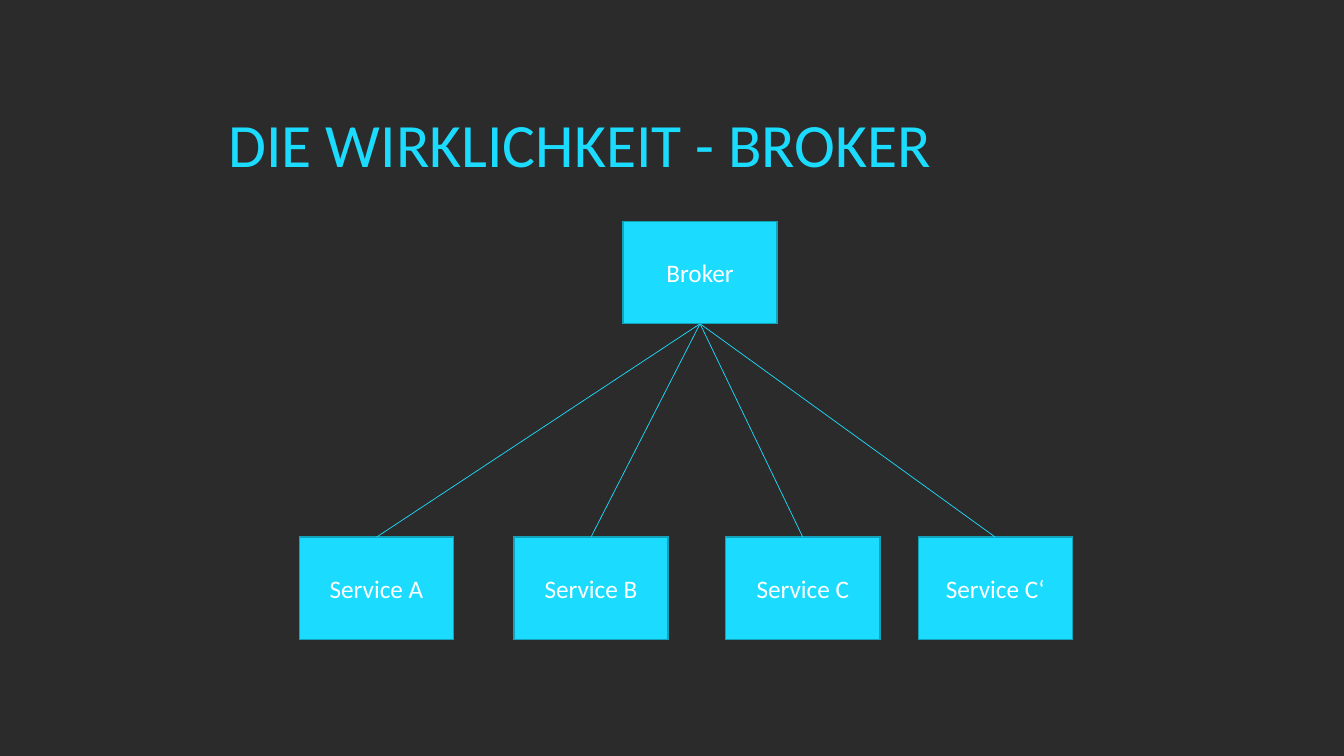
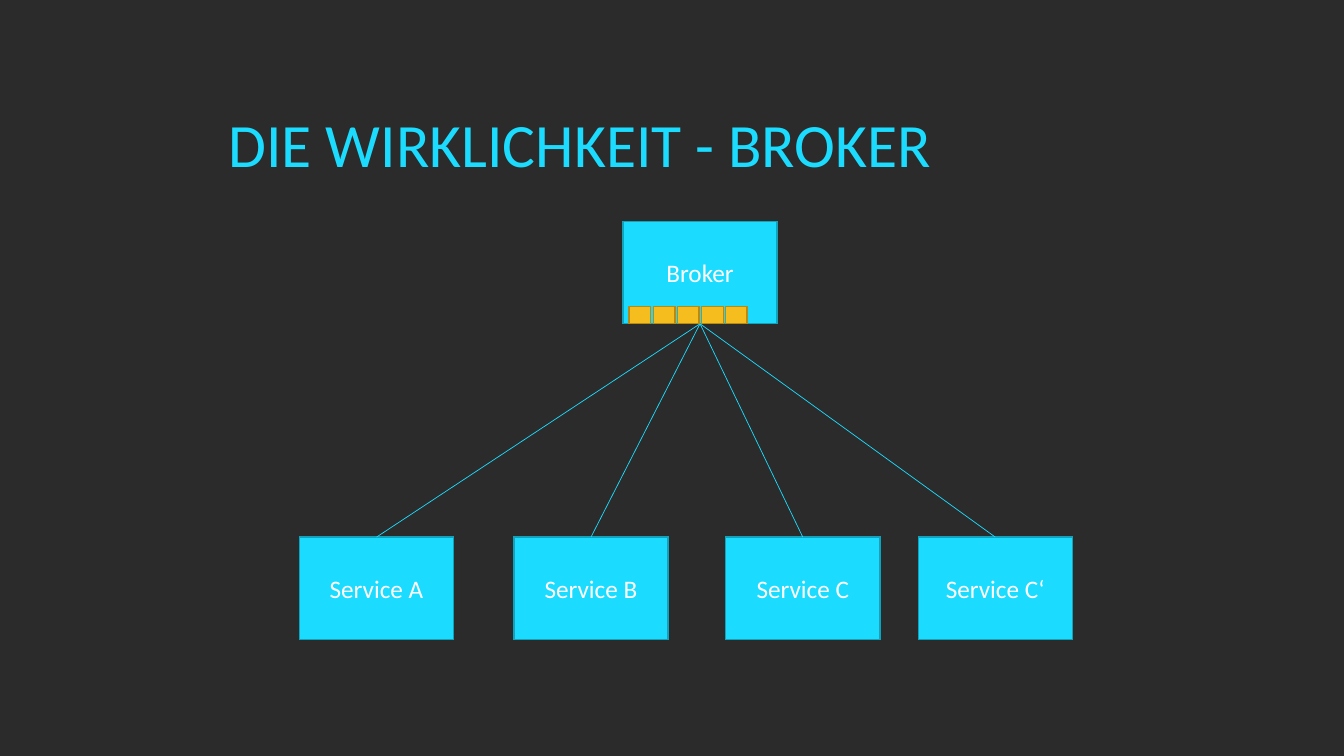
Before and after one commit to twenzel/MessageBusDemo, a slide deck: slide 13 of MessageBus.pptx. Drawn at 1344x756 pixels with LibreOffice and Linux fonts; fonts in the diff are those of the drawing; background and template pictures are left out; a plain dark background stands for a picture behind light text. Boxes give left, top, right and bottom in pixels: in the first picture for what was removed or moved away, otherwise in the second. Text is boxed around its words. In the diff, an @@ line names an element or a change of style, - is before the commit and + after.

```diff
--- a/MessageBus.pptx
+++ b/MessageBus.pptx
@@ rectangle added at (x1=629, y1=307, x2=651, y2=324), fill #F6BD1E, outline #B68C16 1 pt @@
@@ rectangle added at (x1=653, y1=307, x2=676, y2=324), fill #F6BD1E, outline #B68C16 1 pt @@
@@ rectangle added at (x1=678, y1=307, x2=700, y2=324), fill #F6BD1E, outline #B68C16 1 pt @@
@@ rectangle added at (x1=702, y1=307, x2=724, y2=324), fill #F6BD1E, outline #B68C16 1 pt @@
@@ rectangle added at (x1=725, y1=307, x2=747, y2=324), fill #F6BD1E, outline #B68C16 1 pt @@
```
Also in this commit, not shown: 1 other slide changed.
